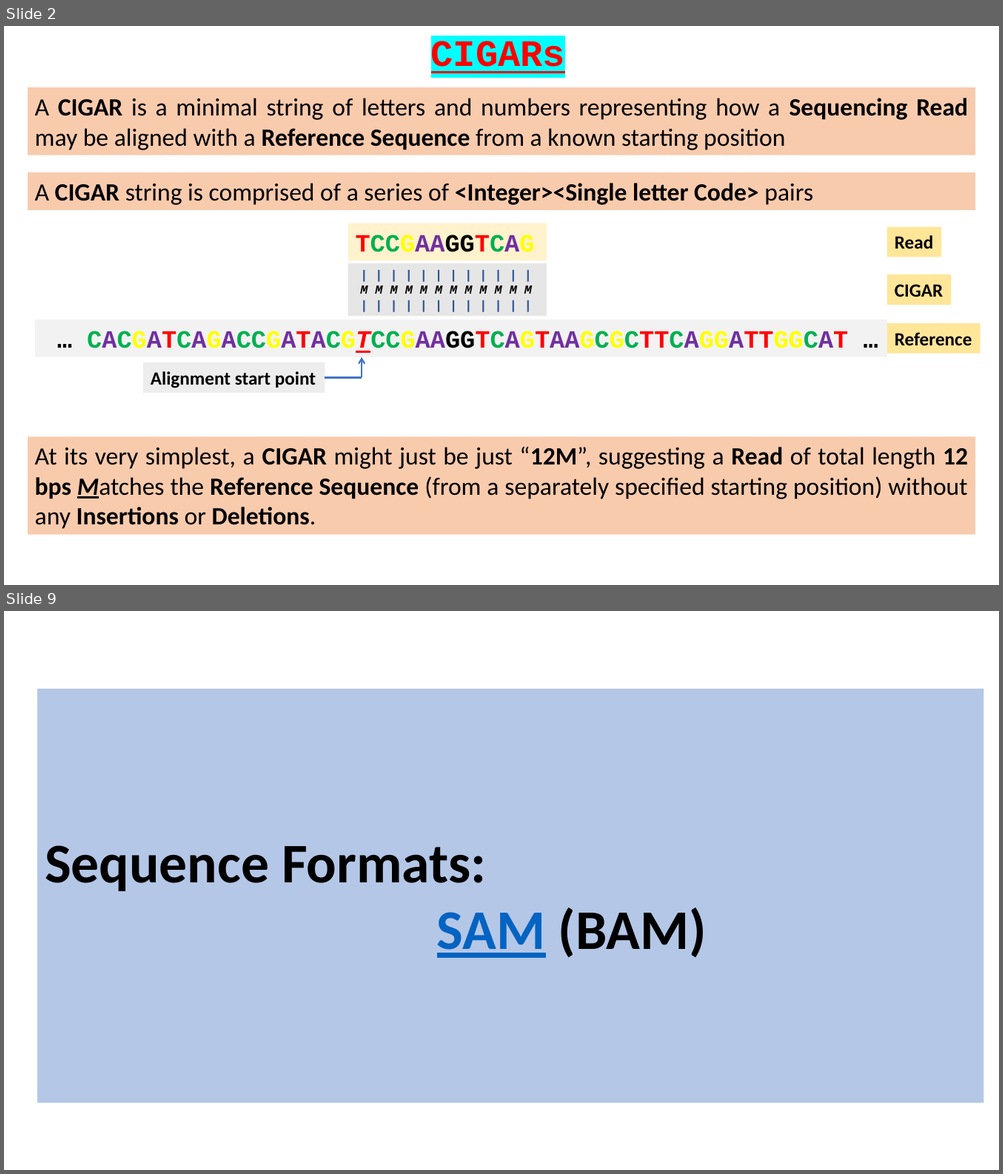
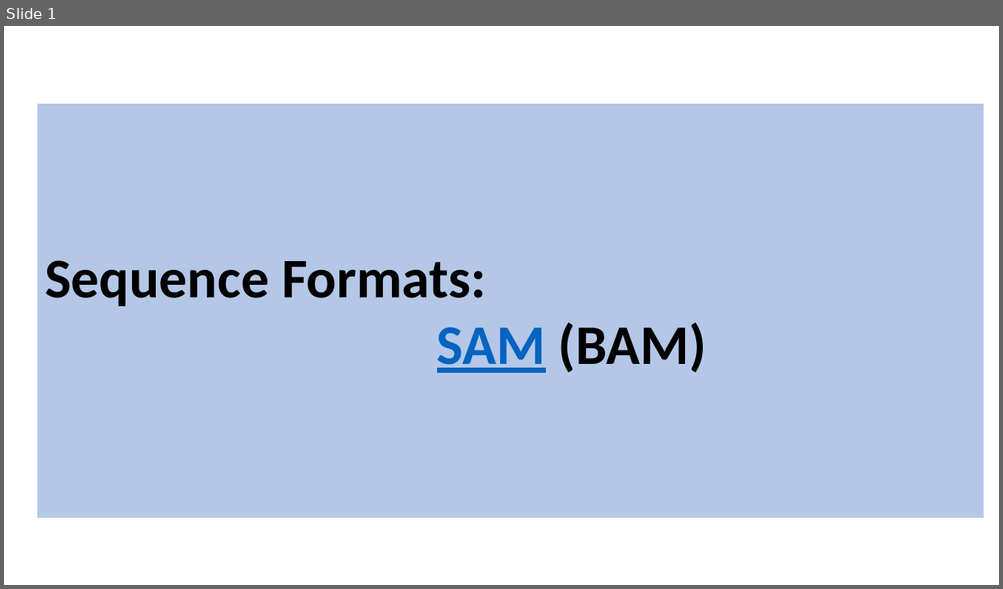
Before and after one commit to BioinformaticsTraining/Introduction-to-Bioinformatics, a slide deck: Flip Presentations/NGS_Intro/03-SAM_BAM/BAM_CIGAR.pptx. Shown one above the other, each under a label of ours: slides 2 and 9 before the commit, slide 1 after it; the slides between them are not shown. The pictures are 1003x1174 and 1003x589 pixels, drawn with LibreOffice and Linux fonts; fonts in the diff are those of the drawing. Boxes give left, top, right and bottom in pixels: in the first picture for what was removed or moved away, otherwise in the second. Text is boxed around its words. In the diff, an @@ line names an element or a change of style, - is before the commit and + after.

Commit message:
Jusy N & P to do for CIGARs
	modified:   Flip Presentations/NGS_Intro/02-CIGARS/02-CIGARS.pptx
	modified:   Flip Presentations/NGS_Intro/03-SAM_BAM/BAM_CIGAR.pptx

```diff
--- a/Flip Presentations/NGS_Intro/03-SAM_BAM/BAM_CIGAR.pptx
+++ b/Flip Presentations/NGS_Intro/03-SAM_BAM/BAM_CIGAR.pptx
@@ slide 2 removed at bbox=[4, 26, 999, 585], background #FFFFFF @@
@@ text removed at bbox=[431, 41, 565, 73] @@
-CIGARs
@@ rectangle removed at bbox=[28, 88, 976, 156] @@
-A CIGAR is a minimal string of letters and numbers representing how a Sequencing Read may be aligned with a Reference Sequence from a known starting position
@@ rectangle removed at bbox=[28, 173, 976, 210] @@
-A CIGAR string is comprised of a series of <Integer><Single letter Code> pairs
@@ rectangle removed at bbox=[348, 223, 546, 261] @@
-TCCGAAGGTCAG
@@ rectangle removed at bbox=[888, 227, 942, 258] @@
-Read
@@ rectangle removed at bbox=[348, 264, 546, 316] @@
-| | | | | | | | | | | |
-M M M M M M M M M M M M
-| | | | | | | | | | | |
@@ rectangle removed at bbox=[888, 275, 951, 305] @@
-CIGAR
@@ rectangle removed at bbox=[35, 320, 888, 358] @@
-… CACGATCAGACCGATACGTCCGAAGGTCAGTAAGCGCTTCAGGATTGGCAT …
@@ rectangle removed at bbox=[888, 323, 981, 354] @@
-Reference
@@ arrow removed from (361, 378) to (361, 358) @@
@@ rectangle removed at bbox=[143, 363, 324, 393] @@
-Alignment start point
@@ line removed from (325, 378) to (361, 378) @@
@@ rectangle removed at bbox=[28, 437, 976, 535] @@
-At its very simplest, a CIGAR might just be just “12M”, suggesting a Read of total length 12 bps Matches the Reference Sequence (from a separately specified starting position) without any Insertions or Deletions.
@@ what was slide 9 is now slide 1 @@
```
Also in this commit, not shown: 1 slide changed, 7 other slides removed, 1 other file.
